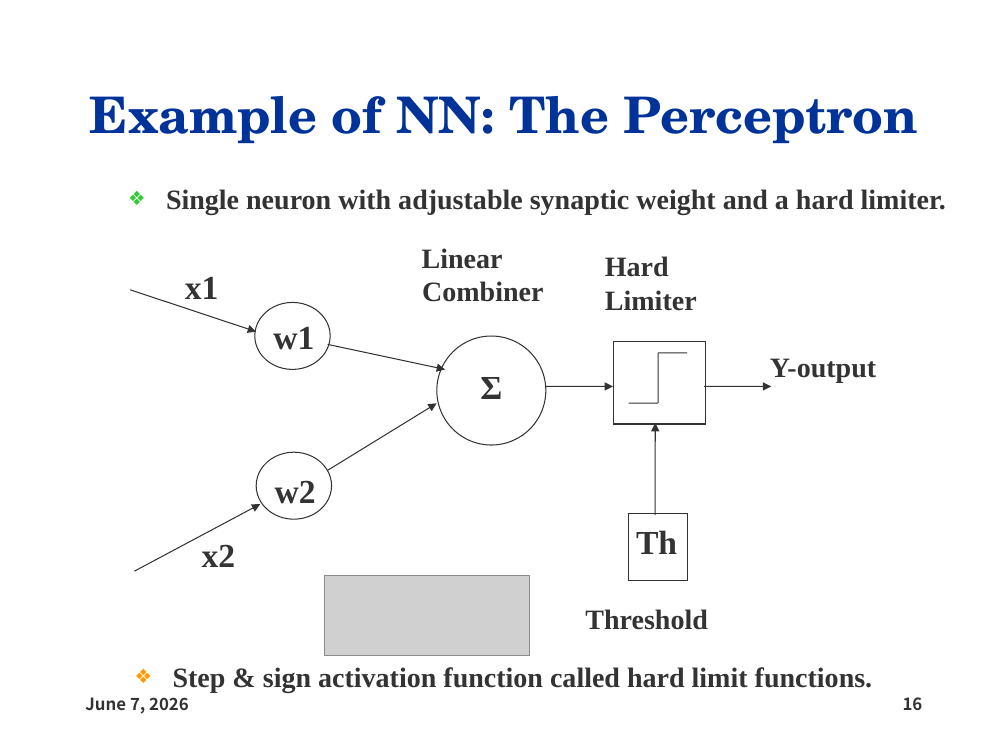
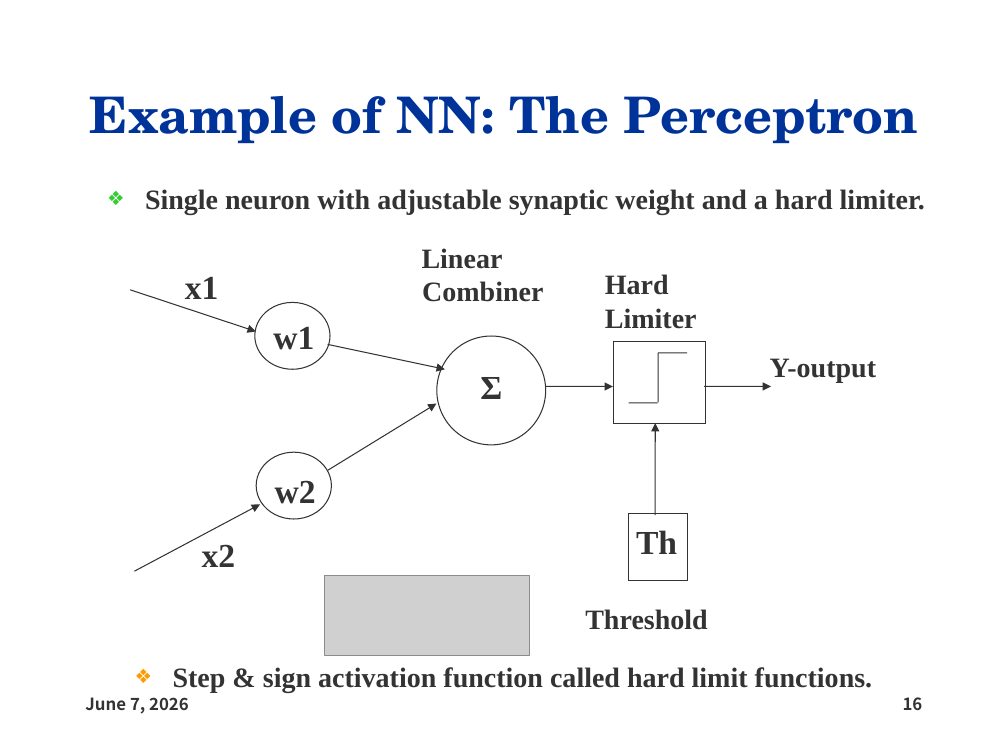
Before and after one commit to Istiaq-Alam/Academic-Note, a slide deck: slide 16 of CSE Class Notes/Machine Learning/ANN.ppt. Drawn at 1008x756 pixels with LibreOffice and Linux fonts; fonts in the diff are those of the drawing; grey boxes stand for pictures; background and template pictures are left out. Boxes give left, top, right and bottom in pixels: in the first picture for what was removed or moved away, otherwise in the second. Text is boxed around its words. In the diff, an @@ line names an element or a change of style, - is before the commit and + after.

```diff
--- a/CSE Class Notes/Machine Learning/ANN.ppt
+++ b/CSE Class Notes/Machine Learning/ANN.ppt
@@ text "Single neuron with adjustable synaptic ...": place and size @@
-text "Single neuron with adjustable synaptic ..." at [166,189,946,215]
+text "Single neuron with adjustable synaptic ..." at [145,189,925,215]
@@ text "Hard Limiter": place and size @@
-text "Hard Limiter" at [605,256,697,311]
+text "Hard Limiter" at [605,274,697,329]
```
Also in this commit, not shown: 5 other slides changed, 1 slide added, 1 slide removed, 1 other file.
